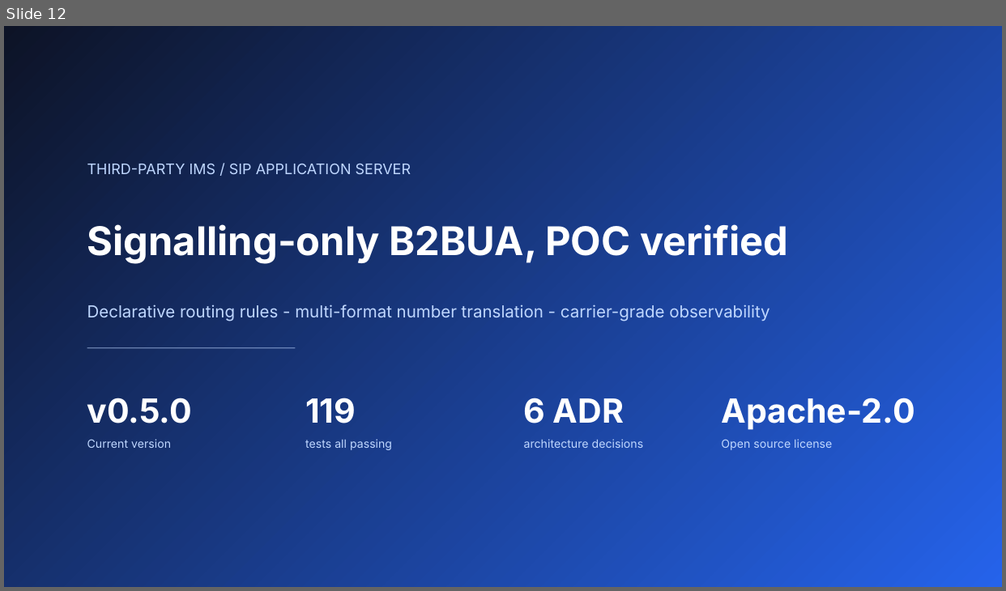
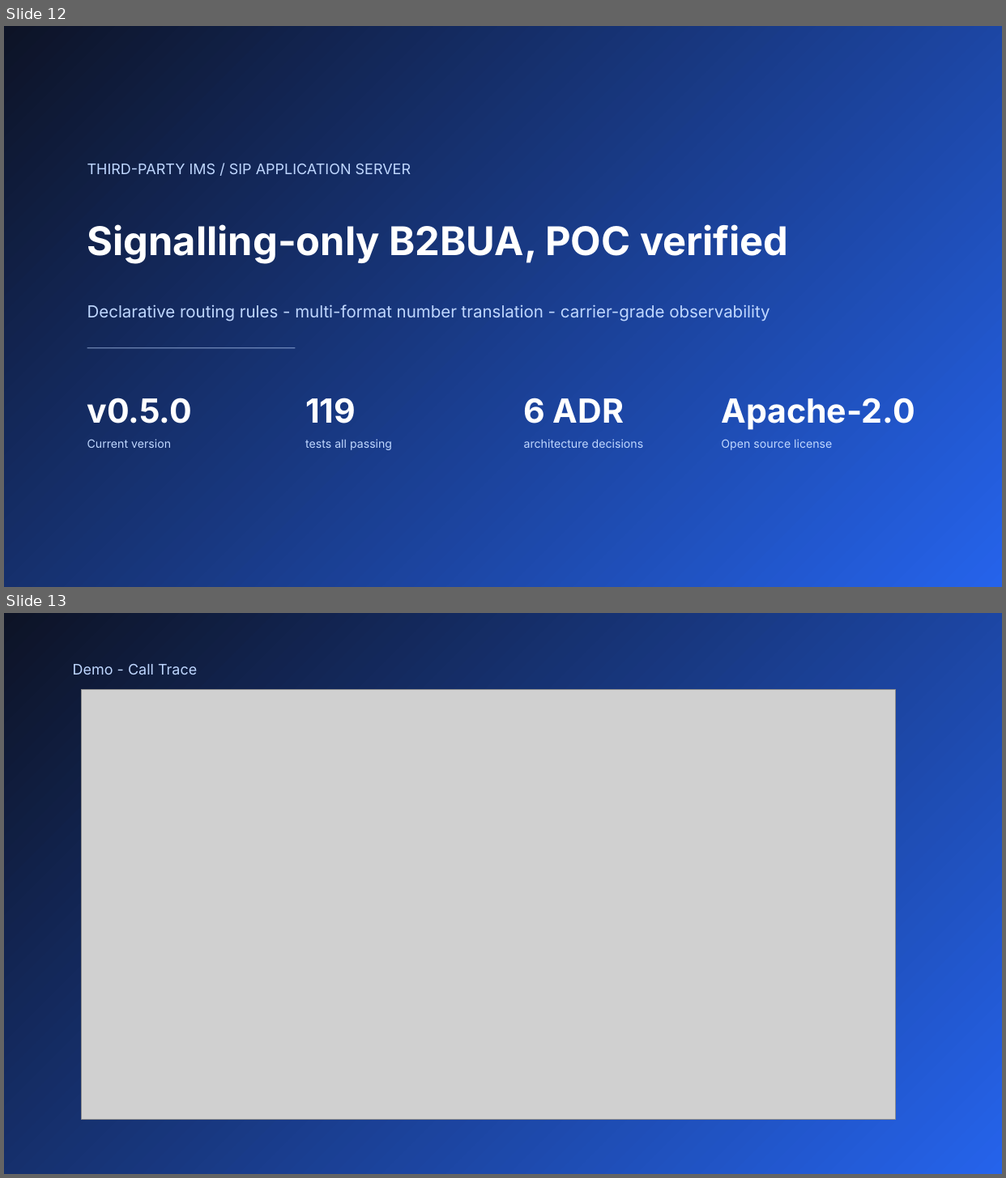
Before and after one commit to dolanshu/3rdparty_AS_POC, a slide deck: docs/3rdPartyAS_Poc_Introduction.pptx. Shown one above the other, each under a label of ours: slide 12 before the commit, slides 12 and 13 after it. The pictures are 1006x591 and 1006x1178 pixels, drawn with LibreOffice and Linux fonts; fonts in the diff are those of the drawing; grey boxes stand for pictures. Boxes give left, top, right and bottom in pixels: in the first picture for what was removed or moved away, otherwise in the second. Text is boxed around its words. In the diff, an @@ line names an element or a change of style, - is before the commit and + after.

```diff
--- a/docs/3rdPartyAS_Poc_Introduction.pptx
+++ b/docs/3rdPartyAS_Poc_Introduction.pptx
@@ slide 13 added at (x1=4, y1=613, x2=1002, y2=1174), background gradient #0D1326 to #2563EB @@
@@ text added at (x1=73, y1=664, x2=197, y2=675), 14 pt, text #BFD7FF @@
+Demo - Call Trace
@@ picture added at (x1=81, y1=689, x2=896, y2=1120) @@
```
Also in this commit, not shown: 2 other slides added.
